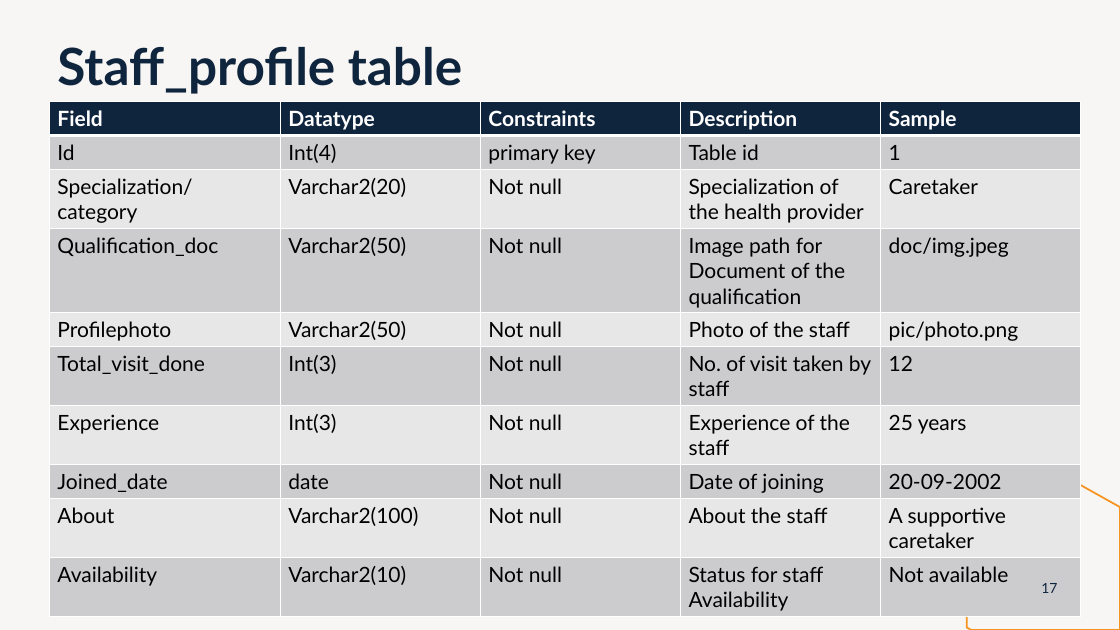
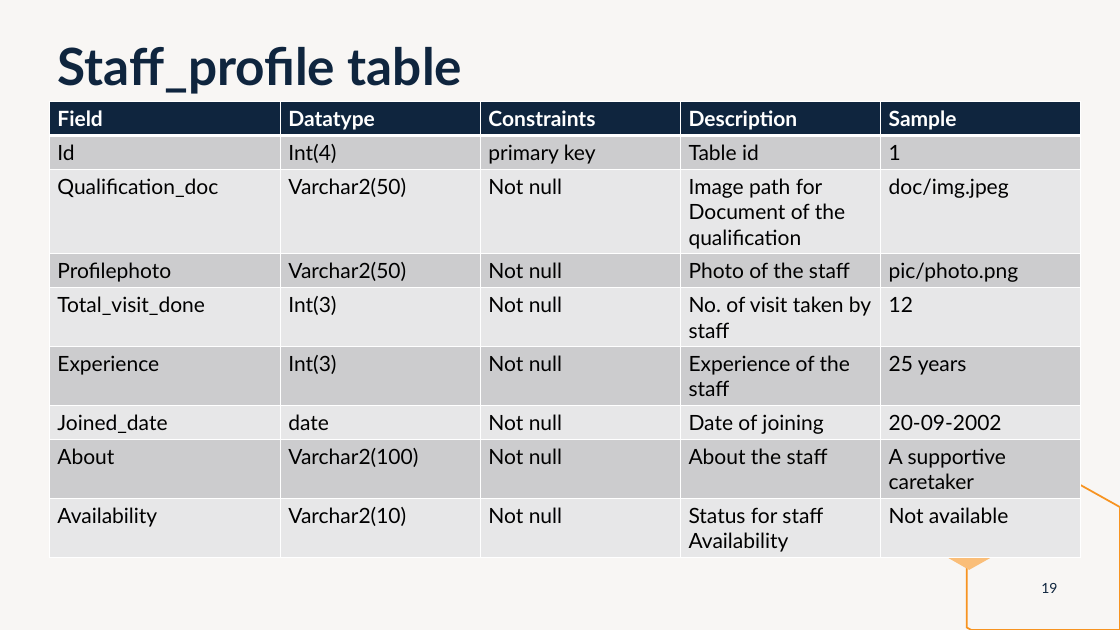
Before and after one commit to arnoldhere/healthcare_using_django, a slide deck: slide 19 of Doc/HealthCare.pptx (slide 17 before the commit). Drawn at 1120x630 pixels with LibreOffice and Linux fonts; fonts in the diff are those of the drawing. Boxes give left, top, right and bottom in pixels: in the first picture for what was removed or moved away, otherwise in the second. Text is boxed around its words. In the diff, an @@ line names an element or a change of style, - is before the commit and + after.

```diff
--- a/Doc/HealthCare.pptx
+++ b/Doc/HealthCare.pptx
@@ table at [49, 102, 1080, 557] @@
-row 3: Specialization/category | Varchar2(20) | Not null | Specialization of the health provider | Caretaker
@@ page number at [1041, 583, 1057, 593]: text changed @@
-17
+19
```
Also in this commit, not shown: 3 slides added, 9 other files.
